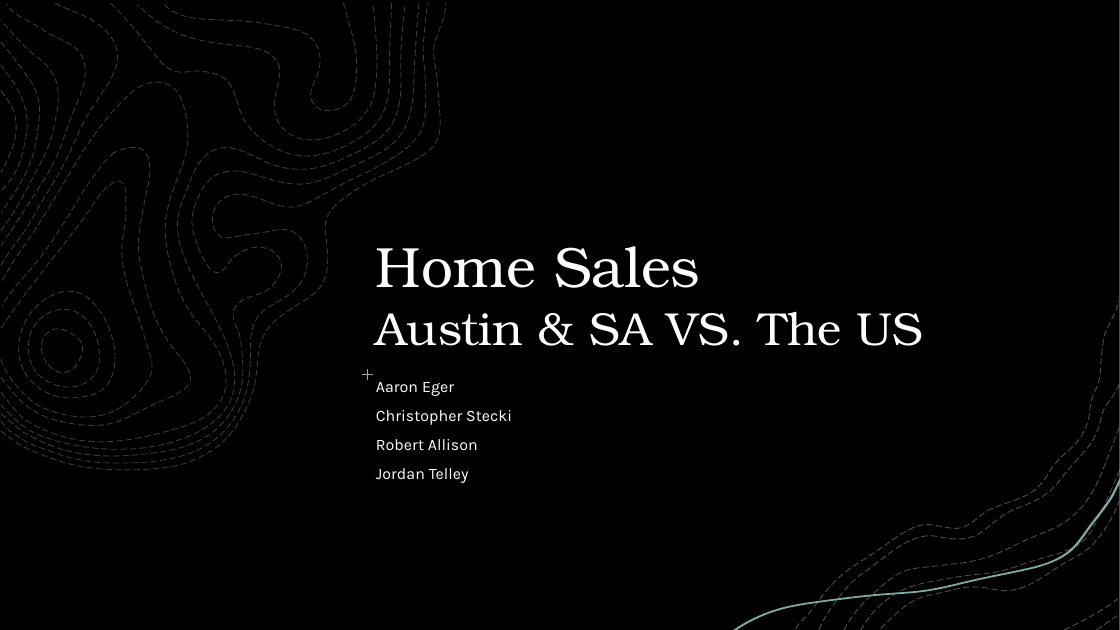
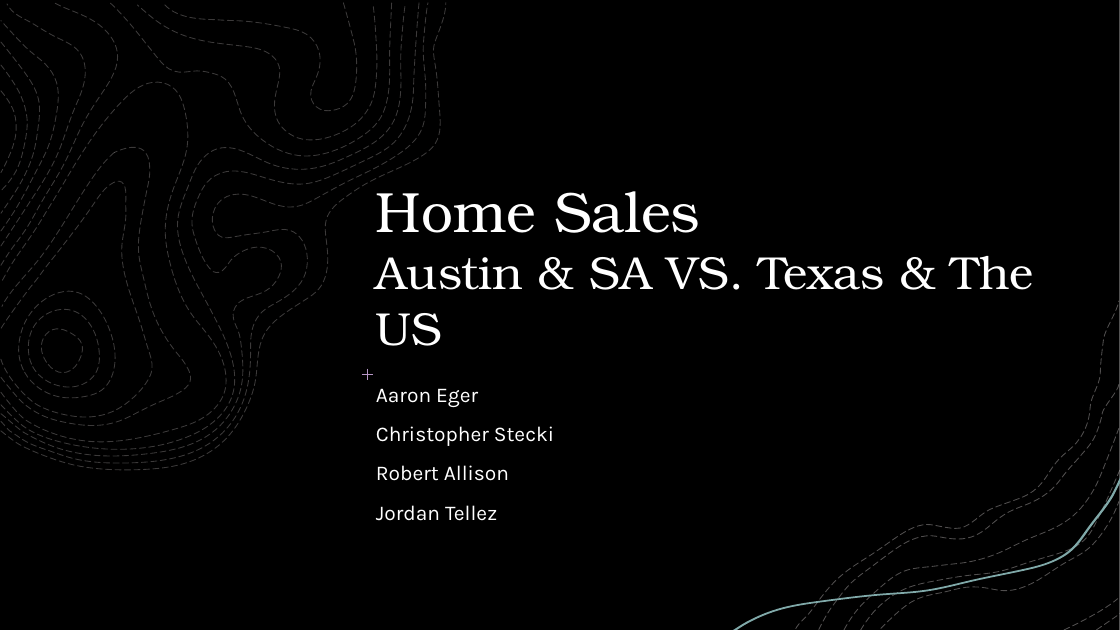
Before and after one commit to jtell32/Project-2, a slide deck: slide 1 of Project 2 (Group 4).pptx. Drawn at 1120x630 pixels with LibreOffice and Linux fonts; fonts in the diff are those of the drawing; background and template pictures are left out; a plain dark background stands for a picture behind light text. Boxes give left, top, right and bottom in pixels: in the first picture for what was removed or moved away, otherwise in the second. Text is boxed around its words. In the diff, an @@ line names an element or a change of style, - is before the commit and + after.

```diff
--- a/Project 2 (Group 4).pptx
+++ b/Project 2 (Group 4).pptx
@@ title at box(376, 191, 1034, 346): text changed @@
-Home Sales
-Austin & SA VS. The US
+Home Sales
+Austin & SA VS. Texas & The US
@@ subtitle at box(376, 388, 554, 481): size 13.8 to 18 pt in "Aaron Eger", "Christopher Stecki", "Robert Allison"; line spacing 0.9 to 1.1 @@
@@ subtitle at box(376, 505, 497, 521): text changed; size 13.8 to 18 pt @@
-Jordan Telley
+Jordan Tellez
```
Also in this commit, not shown: 1 other slide changed.
